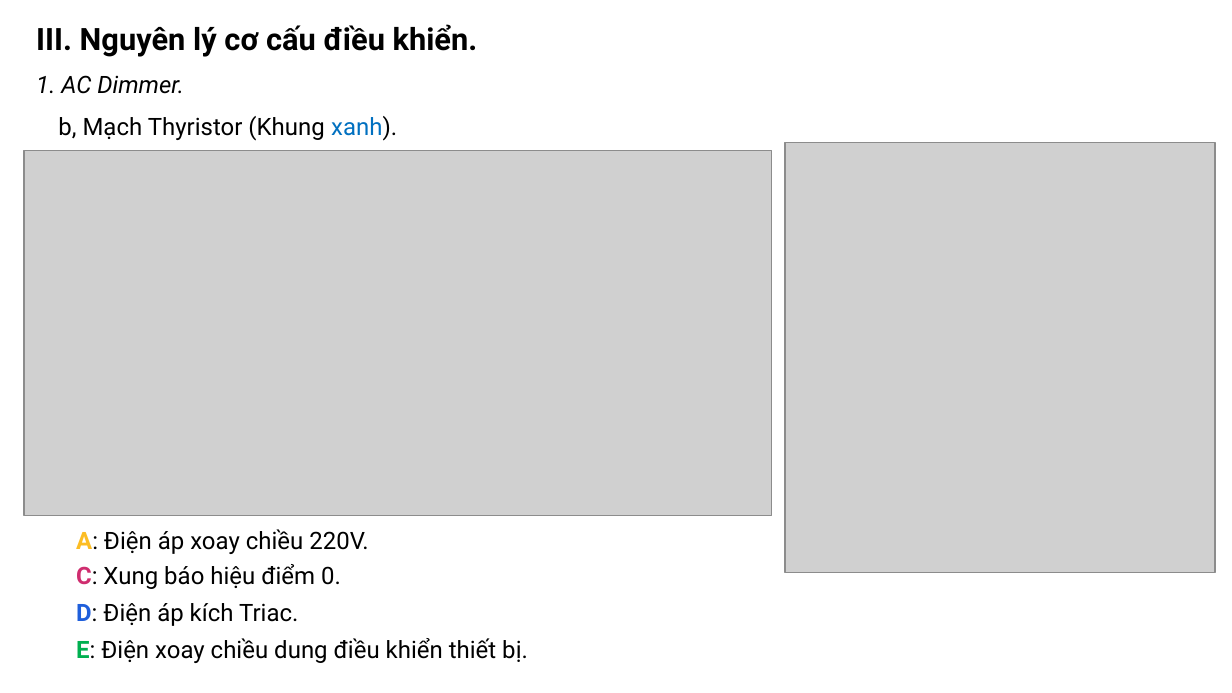
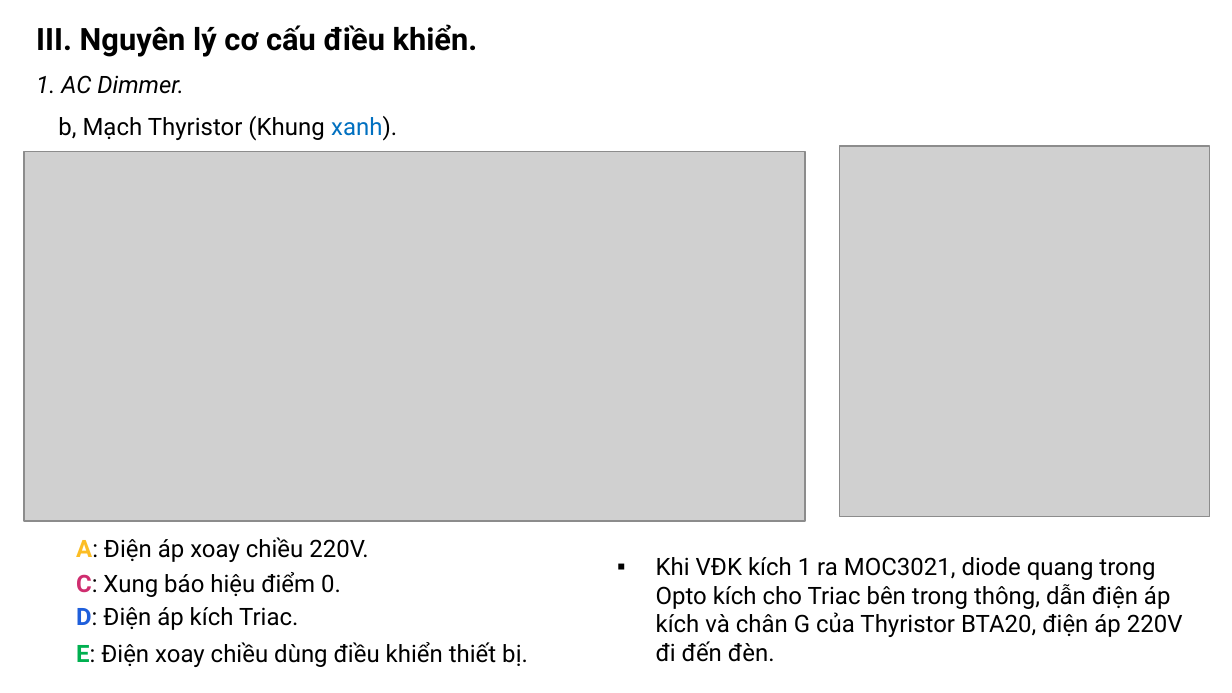
Before and after one commit to khanhnm08/HK_Egg_Incubator, a slide deck: slide 8 of Slide bao cao.pptx (slide 7 before the commit). Drawn at 1232x693 pixels with LibreOffice and Linux fonts; fonts in the diff are those of the drawing; grey boxes stand for pictures. Boxes give left, top, right and bottom in pixels: in the first picture for what was removed or moved away, otherwise in the second. Text is boxed around its words. In the diff, an @@ line names an element or a change of style, - is before the commit and + after.

```diff
--- a/Slide bao cao.pptx
+++ b/Slide bao cao.pptx
@@ picture: place and size @@
-picture at <box>785,143,1215,573</box>
+picture at <box>839,145,1210,516</box>
@@ picture: place and size @@
-picture at <box>25,150,772,515</box>
+picture at <box>25,152,806,521</box>
@@ text "A: Điện áp xoay chiều ...": place and size @@
-text "A: Điện áp xoay chiều ..." at <box>76,529,368,554</box>
+text "A: Điện áp xoay chiều ..." at <box>76,537,368,562</box>
@@ text "C: Xung báo hiệu điểm ...": place and size @@
-text "C: Xung báo hiệu điểm ..." at <box>76,564,341,589</box>
+text "C: Xung báo hiệu điểm ..." at <box>76,572,341,597</box>
@@ text added at <box>656,557,1183,662</box>, 14 pt, text #000000 @@
+▪ Khi VĐK kích 1 ra MOC3021, diode quang trong Opto kích cho Triac bên trong thông, dẫn điện áp kích và chân G của Thyristor BTA20, điện áp 220V đi đến đèn.
@@ text "D: Điện áp kích Triac.": place and size @@
-text "D: Điện áp kích Triac." at <box>76,603,298,626</box>
+text "D: Điện áp kích Triac." at <box>76,607,298,630</box>
@@ text at <box>76,642,528,667</box>: text changed @@
-E: Điện xoay chiều dung điều khiển thiết bị.
+E: Điện xoay chiều dùng điều khiển thiết bị.
```
Also in this commit, not shown: 9 other slides changed, 4 slides added, 22 other files.
